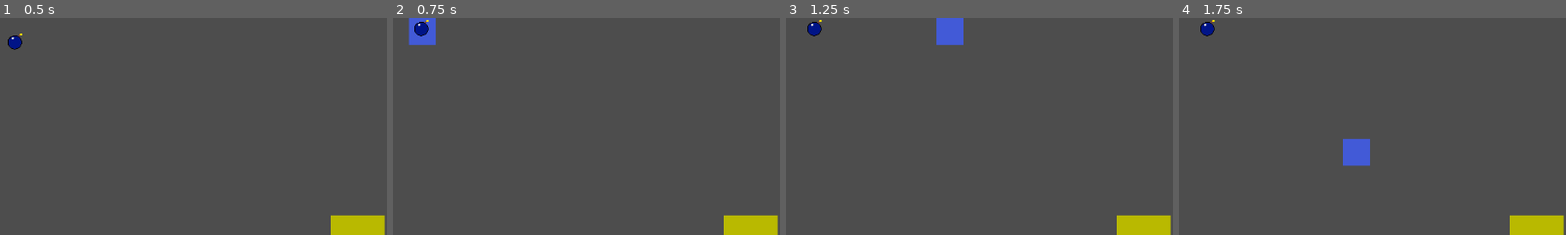
Above: before the commit, frames 1-4 (left to right).
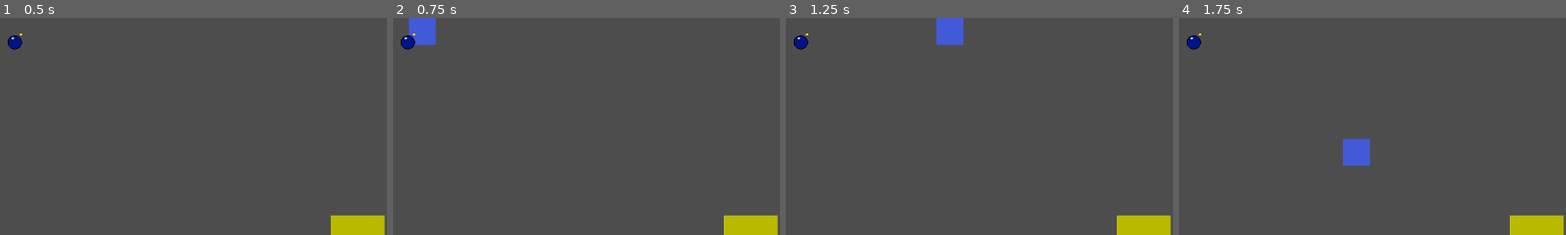
Above: after the commit, the same moments.

Repository: ElianOsiris/LightsOut
Game: Godot game, scene res://main.tscn
Two runs of this game, one before a commit and one after it. Both use one fixed random seed, a clock stepped at 60 frames per second and the inputs below. After the commit the project has no main scene; this scene is started directly in both runs.
Inputs (mouse positions are % of the whole screen's width and height, from its top left):
- Up to frame 1 (0.5 s): no input
- Up to frame 2 (0.75 s): tap Enter at 0.5 s; move the mouse to (72, 45) at 0.52 s; hold D (ui_right) from 0.53 s (still down); click (72, 45) at 0.67 s
- Up to frame 3 (1.25 s): keep holding D (ui_right)
- Up to frame 4 (1.75 s): move the mouse to (30, 55) at 1.27 s; release D (ui_right) at 1.28 s; hold S (ui_down) from 1.28 s (still down); click (30, 55) at 1.42 s
The pictures show only the part of the screen within x 5-55%, y 0-50%; the shares and areas given below are measured in that part.

Frame 1 is identical in both runs. In frame 2, 0.4% of the frame differs, in the area x 2-10%, y 0-15%; in frame 3, 0.4%; in frame 4, 0.4%.
Error after the commit: Cannot call method 'get_overlapping_areas' on a null value. (res://player.gd:22)

Commit message:
Add files via upload

Diff:
--- a/player.gd
+++ b/player.gd
@@ -1,6 +1,7 @@
 extends CharacterBody2D
 
-@onready var lights = $"../Light"
+@onready var lights: Node2D = $"../Light"
+@onready var player_area: Area2D = $PlayerGrabArea
 
 @export var speed: float = 200.0
 var lives: int = 3
@@ -12,20 +13,15 @@
 	).normalized()
 	velocity = input_vector * speed
 	move_and_slide()
-
 	# Clamp to screen bounds
 	var screen_size = get_viewport_rect().size
 	position.x = clamp(position.x, 0, screen_size.x-40)
 	position.y = clamp(position.y, 0, screen_size.y-40)
-	var player_areaa: Area2D = find_child("Area")
 
-	# Bomb logic
 	if Input.is_mouse_button_pressed(1):
-		var player_area: Area2D = find_child("Area")
-		for  area in player_area.get_overlapping_areas():
+		for area in player_area.get_overlapping_areas():
 			if area.get_parent().name == "Bomb":
-				area.position = Vector2(position.x - 60.0, transform.origin.y - 20)
-
+				area.position = Vector2(position.x, position.y)
 
 func add_score(points: int):
 	lives -= points
--- a/project.godot
+++ b/project.godot
@@ -11,13 +11,9 @@
 [application]
 
 config/name="Lights Out"
-run/main_scene="uid://2eog75pmdwoj"
+run/main_scene="res://scenes/main.tscn"
 config/features=PackedStringArray("4.4", "Forward Plus")
 config/icon="res://assets/icon.svg"
-
-[dotnet]
-
-project/assembly_name="Lights Out"
 
 [input]
 
